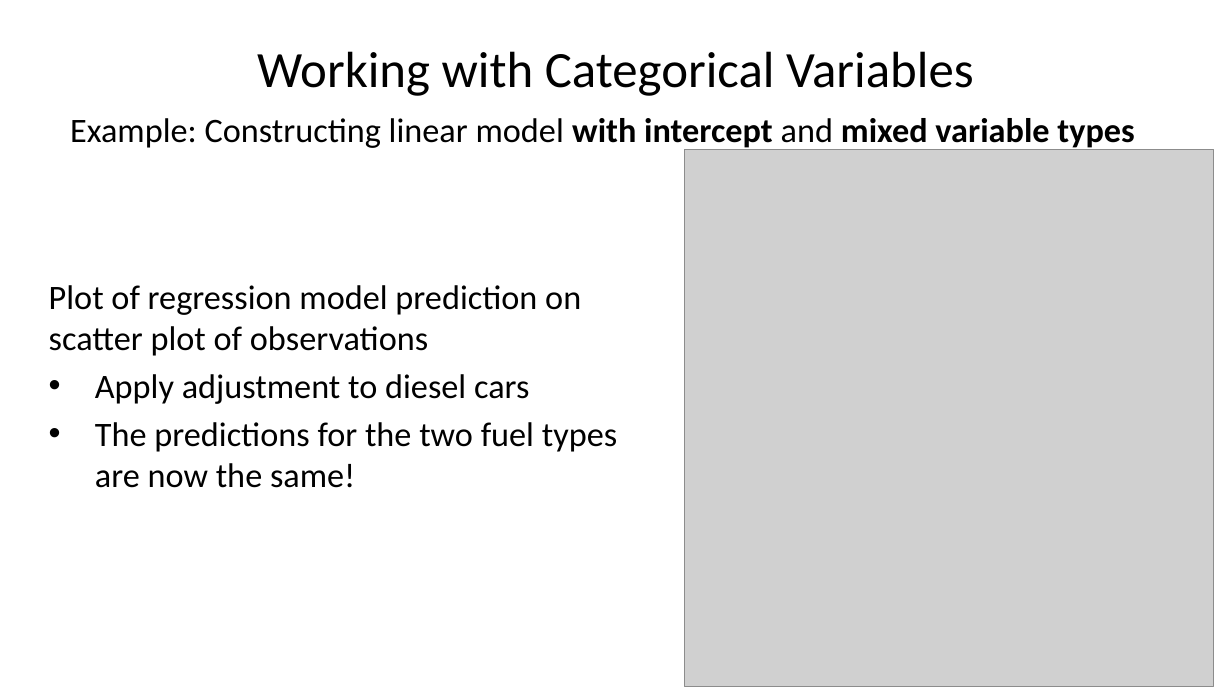
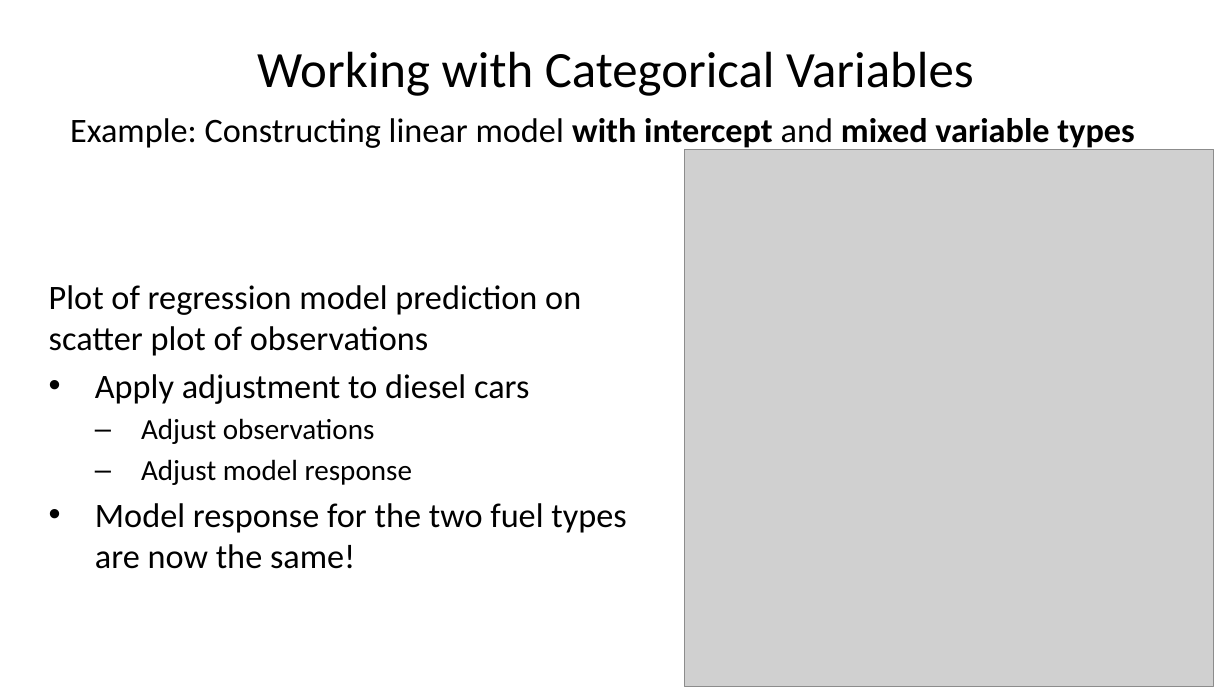
Before and after one commit to StephenElston/CSCI-E-83, a slide deck: slide 19 of LectureSlides/09_GeneralizingTheLinearModel.pptx. Drawn at 1232x693 pixels with LibreOffice and Linux fonts; fonts in the diff are those of the drawing; grey boxes stand for pictures. Boxes give left, top, right and bottom in pixels: in the first picture for what was removed or moved away, otherwise in the second. Text is boxed around its words. In the diff, an @@ line names an element or a change of style, - is before the commit and + after.

```diff
--- a/LectureSlides/09_GeneralizingTheLinearModel.pptx
+++ b/LectureSlides/09_GeneralizingTheLinearModel.pptx
@@ text at (95, 418, 626, 569): text changed @@
-• The predictions for the two fuel types are now the same!
+  – Adjust observations
+  – Adjust model response
+• Model response for the two fuel types are now the same!
```
Also in this commit, not shown: 10 other slides changed, 1 slide added.
